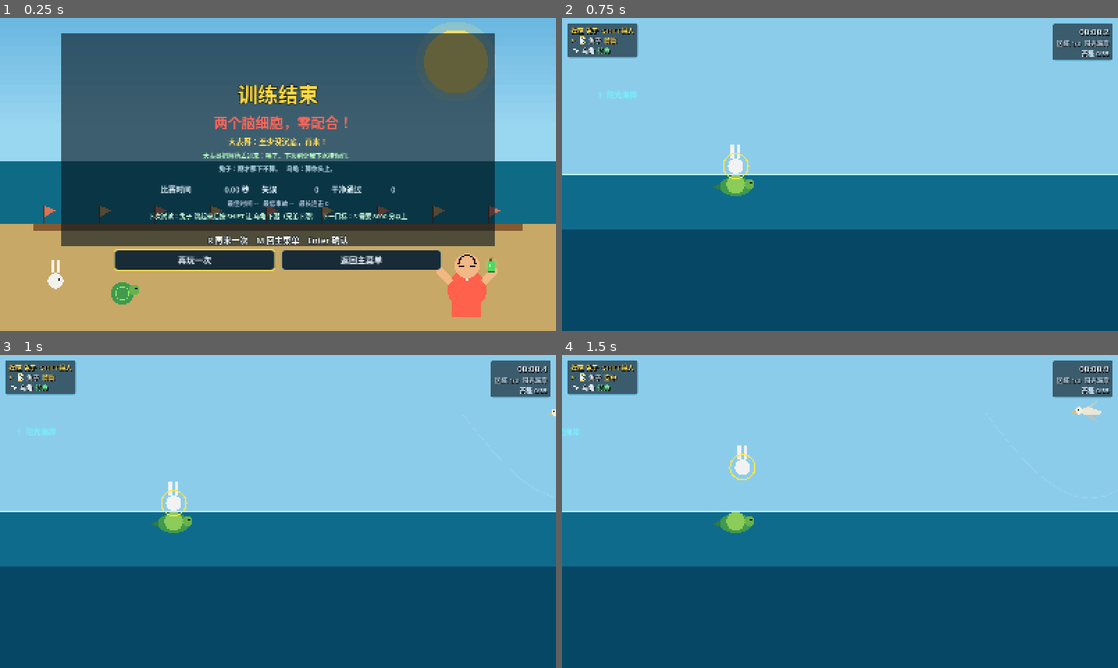
Above: before the commit, frames 1-4 (two rows, left to right).
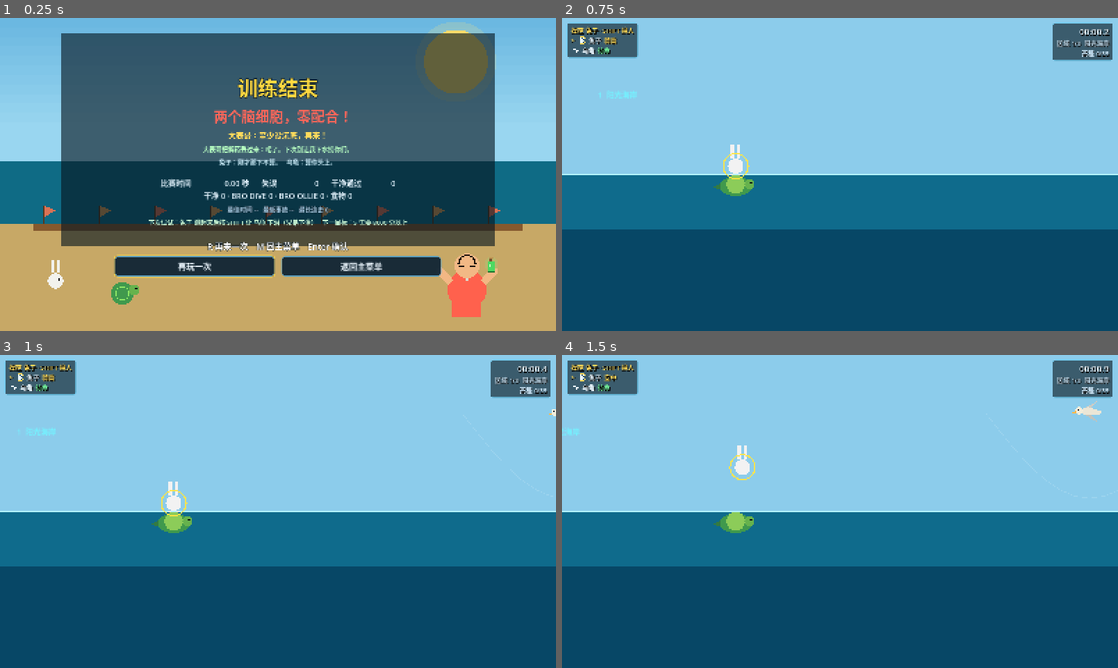
Above: after the commit, the same moments.

Repository: EasyLuxiver/Turbbit-Bro
Game: Godot game, scene res://scenes/result.tscn
Same seed, same stepped clock (60 frames per second), same inputs: the game is played once before the commit and once after it. This scene is started directly instead of the project's main scene.
Inputs (mouse positions are in pixels of both pictures, inside the frame that each line leads up to):
- Up to frame 1 (0.25 s): no input
- Up to frame 2 (0.75 s): click "再玩一次" at 0.5 s
- Up to frame 3 (1 s): no input
- Up to frame 4 (1.5 s): tap Enter (confirm) at 1.25 s; move the mouse to (962, 495) at 1.27 s; hold Up (up) from 1.28 s (still down); hold Right (boost) from 1.28 s (still down); click (962, 495) at 1.42 s

The runs differ from the first frame. In frame 1, 9.8% of the frame differs, in the area x 20-80%, y 19-84%; in frame 2, nothing differs; in frame 3, nothing differs; in frame 4, nothing differs.

Commit message:
feat(turbbit): 结算页增加动作拆解
- 干净/BRO DIVE/BRO OLLIE/食物一行，不显示总分
- stage4_bilingual PASS（zh/en 实时切换）

Co-Authored-By: Claude Code <noreply@anthropic.com>

Diff:
--- a/scripts/autoload/locale.gd
+++ b/scripts/autoload/locale.gd
@@ -951,6 +951,9 @@
 	"result.time": {"zh": "比赛时间              {0} 秒", "en": "RACE TIME              {0} s"},
 	"result.coop": {"zh": "默契                  {0}", "en": "SYNC                   {0}"},
 	"result.clean": {"zh": "干净通过              {0}", "en": "CLEAN PASSES           {0}"},
+	"result.breakdown": {
+		"zh": "干净 {0} · BRO DIVE {1} · BRO OLLIE {2} · 食物 {3}",
+		"en": "CLEAN {0} · BRO DIVE {1} · BRO OLLIE {2} · SNACKS {3}"},
 	"result.combos": {"zh": "兄弟配合            {0}", "en": "BRO COMBO              {0}"},
 	# G17：结算页的“下次试试”。只给一条，按 next_try_key() 的优先级挑。
 	"result.try_combo": {
--- a/scripts/result.gd
+++ b/scripts/result.gd
@@ -205,10 +205,18 @@
 		_bros_line.text = "%s   %s" % [Locale.t("result.tubo_" + line_g),
 			Locale.t("result.bitt_" + line_g)]
 	# FEEL-12：只留时间/事故/默契/组合四行；其余统计退出结算页。
-	_stats_label.text = "      ".join([
-		Locale.t("result.time", ["%6.2f" % GameManager.finish_time]),
-		Locale.t("result.mistakes", ["%d" % GameManager.accident_count]),
-		Locale.t("result.clean", ["%d" % GameManager.clean_pass_count]),
+	_stats_label.text = "\n".join([
+		"      ".join([
+			Locale.t("result.time", ["%6.2f" % GameManager.finish_time]),
+			Locale.t("result.mistakes", ["%d" % GameManager.accident_count]),
+			Locale.t("result.clean", ["%d" % GameManager.clean_pass_count]),
+		]),
+		Locale.t("result.breakdown", [
+			"%d" % GameManager.clean_pass_count,
+			"%d" % GameManager.combo_dive_count,
+			"%d" % GameManager.combo_ollie_count,
+			"%d" % GameManager.snack_switch_count,
+		]),
 	])
 	var best_time := "--"
 	if GameManager.best_time > 0.0:
